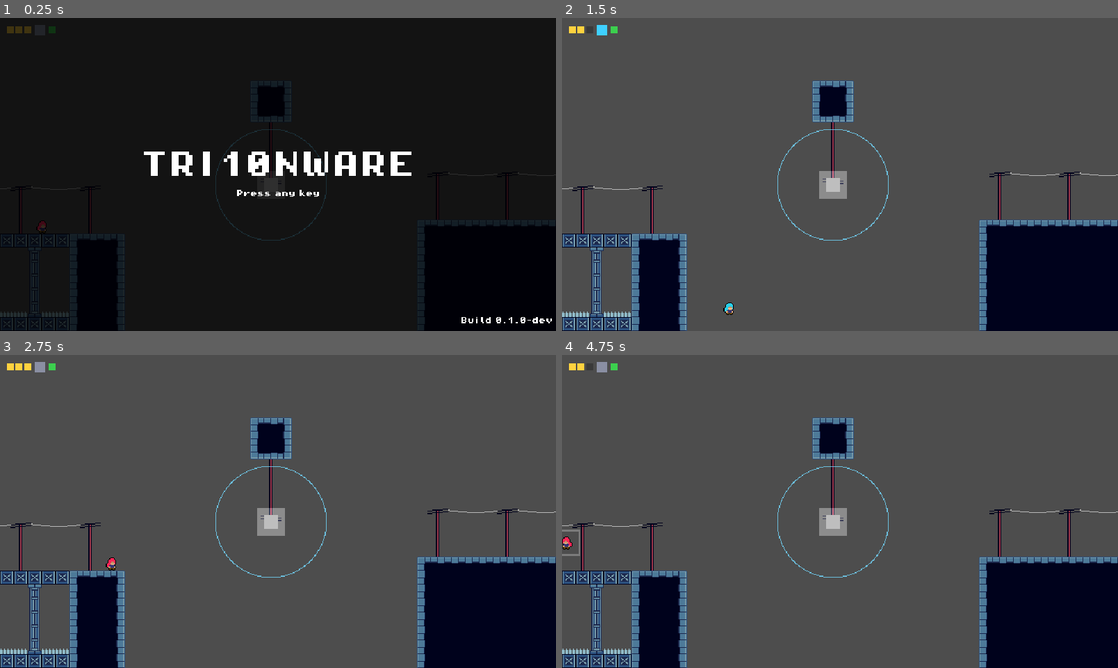
Above: before the commit, frames 1-4 (two rows, left to right).
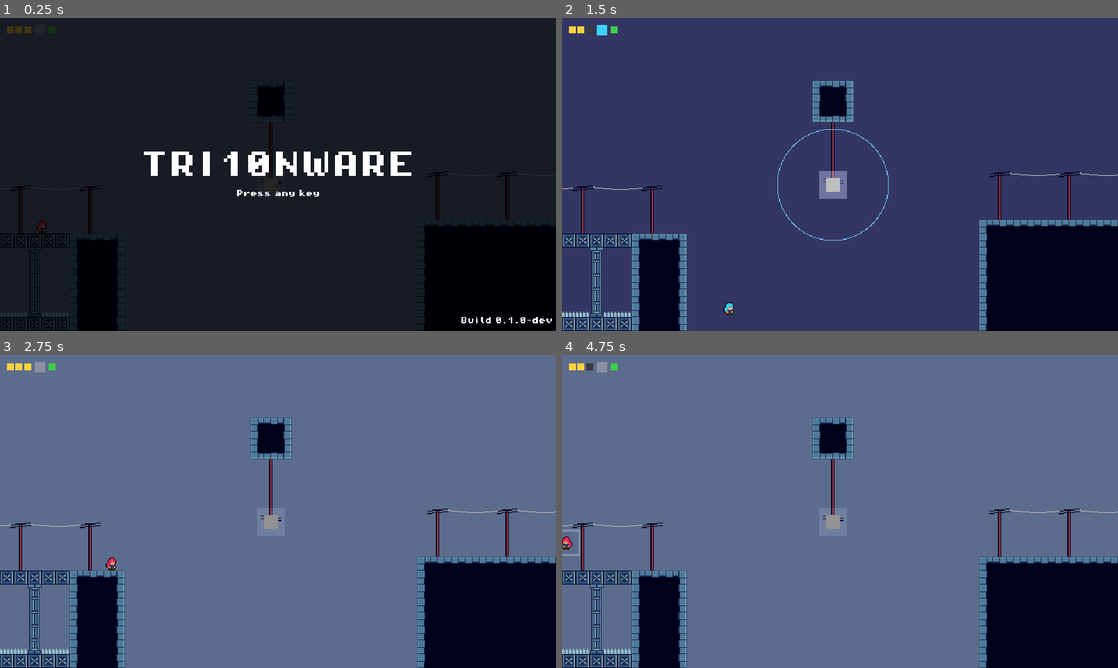
Above: after the commit, the same moments.

Repository: Pat-Rosander/TRI10NWARE
Game: Godot game, scene res://world/main.tscn
Same seed, same stepped clock (60 frames per second), same inputs: the game is played once before the commit and once after it.
Inputs (mouse positions are in pixels of both pictures, inside the frame that each line leads up to):
- Up to frame 1 (0.25 s): no input
- Up to frame 2 (1.5 s): tap Enter at 0.5 s; move the mouse to (962, 158) at 0.52 s; hold Right (move_right) 0.53-1.28 s; hold Space (jump) 0.53-1.28 s; tap Z (switch) at 0.6 s; click (962, 158) at 0.67 s; move the mouse to (728, 190) at 1.27 s; hold Down (move_down) from 1.28 s (still down); tap Space (jump) at 1.35 s; click (728, 190) at 1.42 s
- Up to frame 3 (2.75 s): tap Space (jump) at 1.52, 1.82 s; tap Z (switch) at 1.55 s; move the mouse to (333, 442) at 2.02 s; release Down (move_down) at 2.03 s; hold Right (move_right) from 2.03 s (still down); hold Space (jump) from 2.03 s (still down); tap X (dash) at 2.1 s; click (333, 442) at 2.17 s
- Up to frame 4 (4.75 s): move the mouse to (812, 574) at 2.77 s; release Right (move_right) at 2.78 s; release Space (jump) at 2.78 s; hold Up (move_up) 2.78-3.53 s; tap Z (switch) at 2.85, 4.55 s; click (812, 574) at 2.92 s; tap Space (jump) at 3.02, 3.32, 3.5, 4.52 s; move the mouse to (1006, 558) at 3.52 s; hold Space (jump) 3.53-4.28 s; hold Left (move_left) from 3.53 s (still down); tap C at 3.6 s; click (1006, 558) at 3.67 s; move the mouse to (673, 464) at 4.27 s; tap Q at 4.35 s; click (673, 464) at 4.42 s

The runs differ from the first frame. In frame 1, less than 0.1% of the frame differs, in the area x 48-49%, y 35-36%; in frame 2, 84%; in frame 3, 84%, in the area x 0-100%, y 0-100%; in frame 4, 84%.

Commit message:
M3 step 3: Flow visuals
Co-Authored-By: Claude Opus 5.5 <noreply@anthropic.com>

Diff:
--- a/game/config/tuning.tres
+++ b/game/config/tuning.tres
@@ -46,5 +46,6 @@
 flow_backdrop_color = Color(0.55, 0.5, 0.7, 1)
 flow_fade_s = 0.15
 inactive_platform_alpha = 0.35
+glow_hint_alpha = 0.3
 stick_deadzone = 0.2
 trace_memory_limit = 100000
--- a/game/config/tuning_data.gd
+++ b/game/config/tuning_data.gd
@@ -68,6 +68,7 @@
 @export var flow_backdrop_color: Color
 @export var flow_fade_s: float
 @export var inactive_platform_alpha: float
+@export var glow_hint_alpha: float
 
 @export_group("Input")
 @export var stick_deadzone: float
--- a/game/objects/charged_object/charged_object.gd
+++ b/game/objects/charged_object/charged_object.gd
@@ -1,7 +1,8 @@
 # A charged object: a circular region (origin = its center) that gives one charged jump per
 # visit while powered. Holds powered and an EncounterTracker, senses the player in step 7, and
-# draws its ring from the same radius the rules use, so the cue can never disagree with them.
-# Serves AC C-01, C-02, C-03, C-04, V-03.
+# draws its ring from the same radius the rules use, so the cue can never disagree with them;
+# FlowPresentation decides when the ring shows and how strong the glow is. Serves AC C-01, C-02,
+# C-03, C-04, V-02, V-03.
 @tool
 class_name ChargedObject
 extends Node2D
@@ -20,6 +21,10 @@
 var powered: bool = false: set = _set_powered
 ## Outside, armed or spent. Runtime only; a rebuilt room gives a fresh one.
 var tracker: EncounterTracker
+## Whether the ring is drawn; FlowPresentation shows it in flow only. The editor always draws it.
+var ring_shown: bool = false: set = _set_ring_shown
+## The glow's alpha, set by FlowPresentation: a faint hint in default, full in flow.
+var glow_strength: float = 1.0: set = _set_glow_strength
 
 @onready var _glow: Sprite2D = $Glow
 
@@ -29,9 +34,12 @@
 		return
 	tracker = EncounterTracker.new()
 	powered = always_powered
+	glow_strength = Tuning.data.glow_hint_alpha
 
 
 func _draw() -> void:
+	if not ring_shown and not Engine.is_editor_hint():
+		return
 	draw_arc(Vector2.ZERO, effective_radius(), 0.0, TAU, _RING_POINTS, _RING_COLOR, 1.0)
 
 
@@ -86,6 +94,17 @@
 	queue_redraw()
 
 
+func _set_ring_shown(value: bool) -> void:
+	ring_shown = value
+	queue_redraw()
+
+
+func _set_glow_strength(value: float) -> void:
+	glow_strength = value
+	if _glow != null:
+		_glow.modulate.a = value
+
+
 func _set_powered(value: bool) -> void:
 	powered = value
 	if _glow != null:
--- a/game/rooms/level_1/level_1.tscn
+++ b/game/rooms/level_1/level_1.tscn
@@ -1,16 +1,21 @@
-[gd_scene load_steps=6 format=4 uid="uid://dhffvb6nejput"]
+[gd_scene load_steps=7 format=4 uid="uid://dhffvb6nejput"]
 
 [ext_resource type="Script" uid="uid://c77marlx58f6c" path="res://rooms/room.gd" id="1_room"]
 [ext_resource type="TileSet" uid="uid://b65vntye0tecc" path="res://tiles/level_tiles.tres" id="2_tiles"]
 [ext_resource type="Script" uid="uid://cbr2itwxp42qq" path="res://rooms/room_entrance.gd" id="3_entrance"]
 [ext_resource type="PackedScene" uid="uid://b3w62b5bepfyq" path="res://objects/charged_object/charged_object.tscn" id="4_charged"]
 [ext_resource type="Script" uid="uid://c7gvw3tp0t3la" path="res://objects/goal/goal_zone.gd" id="5_goal"]
+[ext_resource type="Texture2D" path="res://art/backdrop/level_1_backdrop.png" id="6_backdrop"]
 
 [node name="Level1" type="Node2D"]
 script = ExtResource("1_room")
 room_id = &"level_1"
 
 [node name="Backdrop" type="Node2D" parent="."]
+
+[node name="Image" type="Sprite2D" parent="Backdrop"]
+texture = ExtResource("6_backdrop")
+centered = false
 
 [node name="WorldTiles" type="TileMapLayer" parent="."]
 tile_map_data = PackedByteArray("AAACABAAAAABAAIAAAADABAAAAABAAIAAAAEABAAAAABAAIAAAAFABAAAAABAAEAAAAFABEAAAAAAAEAAAAFAB …(2688 unchanged characters)…
--- /dev/null
+++ b/game/tests/unit/test_flow_presentation.gd
@@ -0,0 +1,165 @@
+# Tests FlowPresentation through the real main scene and Level 1: the default look on load; a
+# switch shows rings and full glows on its tick and fades the backdrop over flow_fade_s; a
+# switch back and a respawn restore the default look; a refused switch changes nothing; the
+# title overlay holds the prewarm material; and the visuals never change the rules' trace.
+# Serves AC V-02, V-03.
+extends TestCase
+
+const MAIN_SCENE: PackedScene = preload("res://world/main.tscn")
+const WorldScript: GDScript = preload("res://world/world.gd")
+
+var _main: Node
+var _world: WorldScript
+var _player: Player
+var _presentation: Node
+var _input: ScriptedInputSource
+
+
+func test_default_look_on_load() -> void:
+	_setup()
+	_assert_default("on load")
+
+
+func test_switch_shows_flow_look_and_fades_the_backdrop() -> void:
+	_setup()
+	_input.play([{"tick": 1, "press": "switch"}, {"tick": 2, "release": "switch"}])
+	_run(1)
+	assert_true(_player.flow.is_flow(), "in flow")
+	for object: ChargedObject in _objects():
+		assert_true(object.ring_shown, "%s: ring shown on the switch tick" % object.name)
+		assert_eq(object.glow_strength, 1.0, "%s: full glow on the switch tick" % object.name)
+	assert_eq(_backdrop().modulate, Color.WHITE, "the fade has not started yet")
+	var fade: Tween = _presentation.call(&"fade") as Tween
+	assert_true(fade != null and fade.is_valid(), "a fade is running")
+	fade.custom_step(Tuning.data.flow_fade_s)
+	assert_eq(_backdrop().modulate, Tuning.data.flow_backdrop_color, "dimmed after the fade")
+
+
+func test_switch_back_restores_the_default_look() -> void:
+	_setup()
+	_input.play([{"tick": 1, "press": "switch"}, {"tick": 2, "release": "switch"},
+			{"tick": 3, "press": "switch"}, {"tick": 4, "release": "switch"}])
+	_run(1)
+	(_presentation.call(&"fade") as Tween).custom_step(Tuning.data.flow_fade_s)
+	_run(2)
+	assert_false(_player.flow.is_flow(), "back in default")
+	(_presentation.call(&"fade") as Tween).custom_step(Tuning.data.flow_fade_s)
+	_assert_default("after switching back")
+
+
+func test_respawn_snaps_to_default_with_no_fade() -> void:
+	_setup()
+	_input.play([{"tick": 1, "press": "switch"}, {"tick": 2, "release": "switch"}])
+	_run(1)
+	(_presentation.call(&"fade") as Tween).custom_step(Tuning.data.flow_fade_s)
+	_player.flow.countdown_expired = true
+	_run(1)
+	for i: int in 120:
+		if _world.play_state == WorldScript.PlayState.PLAYING:
+			break
+		_run(1)
+	assert_eq(_presentation.call(&"fade"), null, "no fade after a respawn")
+	_assert_default("after a respawn")
+
+
+func test_refused_switch_changes_nothing() -> void:
+	_setup()
+	_player.flow.ledger.volts = 0
+	_input.play([{"tick": 1, "press": "switch"}, {"tick": 2, "release": "switch"}])
+	_run(1)
+	assert_eq(_count("switch_refused"), 1, "the switch is refused")
+	assert_eq(_presentation.call(&"fade"), null, "no fade")
+	_assert_default("after a refused switch")
+
+
+func test_main_scene_has_presentation_and_prewarm() -> void:
+	_setup()
+	assert_true(_presentation != null, "World/FlowPresentation exists")
+	var prewarm: Control = _main.get_node("TitleOverlay/Root/Prewarm") as Control
+	assert_eq(prewarm.get_child_count(), 1, "one prewarm rect per flow-state material")
+	var rect: ColorRect = prewarm.get_child(0) as ColorRect
+	var material: CanvasItemMaterial = rect.material as CanvasItemMaterial
+	assert_true(material != null, "the rect carries a CanvasItemMaterial")
+	assert_eq(material.blend_mode, CanvasItemMaterial.BLEND_MODE_ADD, "additive, like the glow")
+	assert_eq(rect.color, Color.BLACK, "black adds nothing, so the prewarm is invisible")
+
+
+func test_the_presentation_never_changes_the_trace() -> void:
+	var with_it: Array[Dictionary] = _scripted_run(true)
+	var without_it: Array[Dictionary] = _scripted_run(false)
+	assert_true(with_it.size() > 0, "the run logged events")
+	assert_eq(with_it, without_it, "identical traces with and without FlowPresentation")
+
+
+# A main scene in Playing, its World reading a ScriptedInputSource. Without
+# [param with_presentation], World/FlowPresentation is removed before the scene enters the tree.
+func _setup(with_presentation: bool = true) -> void:
+	Trace.begin_session(true)
+	_main = MAIN_SCENE.instantiate()
+	if not with_presentation:
+		var node: Node = _main.get_node("World/FlowPresentation")
+		node.get_parent().remove_child(node)
+		node.free()
+	add_node(_main)
+	_world = _main.get_node("World") as WorldScript
+	_player = _main.get_node("World/Player") as Player
+	_presentation = _main.get_node_or_null("World/FlowPresentation")
+	_input = add_node(ScriptedInputSource.new()) as ScriptedInputSource
+	_world.set_input_source(_input)
+	_world.start()
+
+
+# Switches, runs, switches back, dies by countdown and respawns, and returns every event,
+# without the session header.
+func _scripted_run(with_presentation: bool) -> Array[Dictionary]:
+	_setup(with_presentation)
+	_input.play([{"tick": 1, "press": "switch"}, {"tick": 3, "release": "switch"},
+			{"tick": 2, "press": "move_right"}, {"tick": 20, "press": "jump"},
+			{"tick": 24, "release": "jump"}, {"tick": 30, "press": "switch"},
+			{"tick": 31, "release": "switch"}, {"tick": 40, "press": "switch"},
+			{"tick": 41, "release": "switch"}])
+	_run(60)
+	_player.flow.countdown_expired = true
+	_run(60)
+	var events: Array[Dictionary] = Trace.get_events()
+	_main.free()
+	_input.free()
+	return events
+
+
+func _assert_default(when: String) -> void:
+	assert_eq(_backdrop().modulate, Color.WHITE, "backdrop undimmed %s" % when)
+	for object: ChargedObject in _objects():
+		assert_false(object.ring_shown, "%s: ring hidden %s" % [object.name, when])
+		assert_eq(object.glow_strength, Tuning.data.glow_hint_alpha,
+				"%s: glow at hint strength %s" % [object.name, when])
+
+
+func _room() -> Room:
+	for child: Node in _world.get_node("RoomSlot").get_children():
+		if child is Room and not child.is_queued_for_deletion():
+			return child
+	return null
+
+
+func _backdrop() -> CanvasItem:
+	return _room().get_node("Backdrop") as CanvasItem
+
+
+func _objects() -> Array[ChargedObject]:
+	var objects: Array[ChargedObject] = _room().charged_objects()
+	assert_true(objects.size() > 0, "Level 1 has a charged object")
+	return objects
+
+
+func _run(ticks: int) -> void:
+	for i: int in ticks:
+		_world._physics_process(1.0 / Tuning.TICKS_PER_SECOND)
+
+
+func _count(name: String) -> int:
+	var found: int = 0
+	for entry: Dictionary in Trace.get_events():
+		if entry["event"] == name:
+			found += 1
+	return found
--- a/game/tests/unit/test_play_loop.gd
+++ b/game/tests/unit/test_play_loop.gd
@@ -140,6 +140,19 @@
 	assert_eq(_events("room_enter")[1]["data"]["entrance"], "start", "at its start")
 	_run(1)
 	assert_eq(_world.tick, done_tick + 1, "ticks resume")
+
+
+func test_camera_follows_the_player_clamped_to_the_room() -> void:
+	_setup()
+	_world.start()
+	_run(3)
+	var camera: Camera2D = _world.get_node("Camera") as Camera2D
+	var half: Vector2i = Vector2i(camera.get_viewport_rect().size) / 2
+	var feet: Vector2i = _player.mover.position
+	var expected: Vector2i = Vector2i(clampi(feet.x, half.x, ROOM.end.x - half.x),
+			clampi(feet.y, half.y, ROOM.end.y - half.y))
+	assert_eq(Vector2i(camera.position), expected, "centered on the player, clamped to the room")
+	assert_false(camera.position_smoothing_enabled, "no smoothing")
 
 
 func test_main_scene_wires_the_overlays() -> void:
--- a/game/tests/unit/test_solid_grid.gd
+++ b/game/tests/unit/test_solid_grid.gd
@@ -194,17 +194,20 @@
 	assert_eq(tiles.get_custom_data_layer_by_name("solidity"), 0, "named solidity")
 	assert_eq(tiles.get_custom_data_layer_type(0), TYPE_INT, "an integer")
 	var source: TileSetAtlasSource = tiles.get_source(0)
+	# The owner's level_1_tiles_v2.png atlas (2026-10-20): rows 0-2 are stone blocks, except two
+	# decoration pieces; rows 3-4 are telephone poles and wires, all decoration (L1-01).
+	var decoration_blocks: Array[Vector2i] = [Vector2i(2, 1), Vector2i(5, 2)]
 	var solid: int = 0
 	for i: int in source.get_tiles_count():
-		var value: int = source.get_tile_data(source.get_tile_id(i), 0).get_custom_data("solidity")
-		assert_true(value == SolidGrid.DECORATION or value == SolidGrid.ORDINARY,
-				"tile %s is decoration or ordinary until M4" % source.get_tile_id(i))
+		var id: Vector2i = source.get_tile_id(i)
+		var value: int = source.get_tile_data(id, 0).get_custom_data("solidity")
+		var expected: int = SolidGrid.ORDINARY
+		if id.y >= 3 or id in decoration_blocks:
+			expected = SolidGrid.DECORATION
+		assert_eq(value, expected, "tile %s" % id)
 		if value == SolidGrid.ORDINARY:
 			solid += 1
-	assert_eq(solid, 15, "the 15 block tiles are solid")
-	for pole: Vector2i in [Vector2i(3, 2), Vector2i(4, 2), Vector2i(5, 2), Vector2i(0, 3)]:
-		assert_eq(source.get_tile_data(pole, 0).get_custom_data("solidity"), SolidGrid.DECORATION,
-				"telephone pole piece %s" % pole)
+	assert_eq(solid, 16, "the 16 block tiles are solid")
 
 
 # A four-tile atlas with one tile per solidity value, on a blank texture.
--- a/game/tests/unit/test_trace.gd
+++ b/game/tests/unit/test_trace.gd
@@ -21,7 +21,7 @@
 	assert_eq(data["target"], OS.get_name(), "target")
 	assert_eq(data["tick_rate"], 60, "tick_rate")
 	var tuning: Dictionary = data["tuning"]
-	assert_eq(tuning.size(), 46, "every tuning field")
+	assert_eq(tuning.size(), 47, "every tuning field")
 	assert_eq(tuning["coyote_s"], 0.1, "a tuning value")
 
 
--- a/game/tests/unit/test_tuning.gd
+++ b/game/tests/unit/test_tuning.gd
@@ -52,6 +52,7 @@
 	"flow_backdrop_color": Color(0.55, 0.5, 0.7, 1.0),
 	"flow_fade_s": 0.15,
 	"inactive_platform_alpha": 0.35,
+	"glow_hint_alpha": 0.3,
 	"stick_deadzone": 0.2,
 	"trace_memory_limit": 100000,
 }
--- a/game/ui/title_overlay.gd
+++ b/game/ui/title_overlay.gd
@@ -1,6 +1,7 @@
-# The title screen: title, build ID and a start prompt. The first key or click hides it and starts
+# The title screen: title, build ID and a start prompt. While shown, it draws each flow-state
+# material once so its shader compiles before play. The first key or click hides it and starts
 # World; browsers need that gesture before they play audio, and World marks inputs stale so the
-# start key never becomes a jump. Serves AC D-04, D-07.
+# start key never becomes a jump. Serves AC D-04, D-07, V-02.
 extends CanvasLayer
 
 const WorldScript := preload("res://world/world.gd")
@@ -10,9 +11,11 @@
 
 @onready var _build: Label = %Build
 @onready var _prompt: Label = %Prompt
+@onready var _prewarm: Control = %Prewarm
 
 
 func _ready() -> void:
+	_build_prewarm()
 	_build.text = "Build %s" % Trace.build_id
 	# Gamepad buttons are no gesture in browsers, so the web build asks for a click or a key.
 	_prompt.text = "Click or press a key to start" if OS.has_feature("web") else "Press any key"
@@ -36,3 +39,23 @@
 	if event is InputEventKey or event is InputEventMouseButton:
 		return true
 	return event is InputEventJoypadButton and not OS.has_feature("web")
+
+
+## The materials drawn in flow that would otherwise compile on first use: the charged objects'
+## additive glow (M2), and from M5 the wire current shader.
+static func prewarm_materials() -> Array[Material]:
+	var glow: CanvasItemMaterial = CanvasItemMaterial.new()
+	glow.blend_mode = CanvasItemMaterial.BLEND_MODE_ADD
+	return [glow]
+
+
+# One 1 x 1 black rect per material, on screen: Godot skips drawing items outside the view, so
+# an off-screen one would never compile, and with these blend modes black changes no pixel.
+func _build_prewarm() -> void:
+	for material: Material in prewarm_materials():
+		var rect: ColorRect = ColorRect.new()
+		rect.color = Color.BLACK
+		rect.size = Vector2.ONE
+		rect.mouse_filter = Control.MOUSE_FILTER_IGNORE
+		rect.material = material
+		_prewarm.add_child(rect)
--- a/game/ui/title_overlay.tscn
+++ b/game/ui/title_overlay.tscn
@@ -16,6 +16,13 @@
 mouse_filter = 2
 theme = ExtResource("2_theme")
 color = Color(0, 0, 0, 0.75)
+
+[node name="Prewarm" type="Control" parent="Root"]
+unique_name_in_owner = true
+layout_mode = 0
+offset_right = 1.0
+offset_bottom = 1.0
+mouse_filter = 2
 
 [node name="Center" type="VBoxContainer" parent="Root"]
 layout_mode = 1
--- /dev/null
+++ b/game/world/flow_presentation.gd
@@ -0,0 +1,64 @@
+# All flow visuals in one place: on each switch it fades the room's Backdrop toward
+# flow_backdrop_color and shows the charged objects' rings and full glows (or reverses that);
+# on room_enter and respawn it snaps to the player's state with no fade. It only reads Trace
+# events and never changes rule state, so no rule depends on it. Serves AC V-02, V-03.
+extends Node
+
+## The fade in progress, if any.
+var _fade: Tween
+
+@onready var _player: Player = get_node("../Player")
+@onready var _room_slot: Node = get_node("../RoomSlot")
+
+
+func _ready() -> void:
+	Trace.event_logged.connect(_on_event_logged)
+
+
+## The current room's Backdrop, or null while no room is loaded.
+func backdrop() -> CanvasItem:
+	var room: Room = _current_room()
+	return room.get_node_or_null("Backdrop") as CanvasItem if room != null else null
+
+
+## The fade in progress, or null. Exposed so tests can step it.
+func fade() -> Tween:
+	return _fade
+
+
+func _on_event_logged(entry: Dictionary) -> void:
+	match entry["event"]:
+		"switch":
+			_show(entry["data"]["to"] == FlowLedger.state_name(FlowLedger.State.FLOW), true)
+		"room_enter", "respawn":
+			_show(_player.flow.is_flow(), false)
+
+
+# Shows [param in_flow]'s look; the backdrop fades over flow_fade_s if [param animate], and
+# rings and glows change at once.
+func _show(in_flow: bool, animate: bool) -> void:
+	var room: Room = _current_room()
+	if room == null:
+		return
+	for object: ChargedObject in room.charged_objects():
+		object.ring_shown = in_flow
+		object.glow_strength = 1.0 if in_flow else Tuning.data.glow_hint_alpha
+	if _fade != null:
+		_fade.kill()
+		_fade = null
+	var target: Color = Tuning.data.flow_backdrop_color if in_flow else Color.WHITE
+	var back: CanvasItem = backdrop()
+	if back == null:
+		return
+	if animate and Tuning.data.flow_fade_s > 0.0:
+		_fade = create_tween()
+		_fade.tween_property(back, "modulate", target, Tuning.data.flow_fade_s)
+	else:
+		back.modulate = target
+
+
+func _current_room() -> Room:
+	for child: Node in _room_slot.get_children():
+		if child is Room and not child.is_queued_for_deletion():
+			return child
+	return null
--- a/game/world/main.tscn
+++ b/game/world/main.tscn
@@ -9,6 +9,7 @@
 [ext_resource type="PackedScene" path="res://ui/title_overlay.tscn" id="7_title"]
 [ext_resource type="PackedScene" path="res://ui/pause_menu.tscn" id="8_pause"]
 [ext_resource type="PackedScene" path="res://ui/completion_overlay.tscn" id="9_complete"]
+[ext_resource type="Script" path="res://world/flow_presentation.gd" id="10_flow"]
 
 [node name="Main" type="Node"]
 process_mode = 3
@@ -27,6 +28,9 @@
 process_callback = 0
 script = ExtResource("3_cmo1i")
 
+[node name="FlowPresentation" type="Node" parent="World"]
+script = ExtResource("10_flow")
+
 [node name="HUD" parent="." node_paths=PackedStringArray("player") instance=ExtResource("6_hud")]
 player = NodePath("../World/Player")
 
Binary file added: game/art/backdrop/level_1_backdrop.png
Not shown, added: game/art/backdrop/level_1_backdrop.png.import
Not shown, added: game/tests/unit/test_flow_presentation.gd.uid
Not shown, added: game/world/flow_presentation.gd.uid
Not shown: 1 places in game/world/main.tscn that only renumber resources
Not shown, changed: CREDITS.md
Not shown, changed: docs/TRI10NWARE.md
Not shown, changed: docs/build_journal.md
Not shown, changed: docs/decision_log.md
